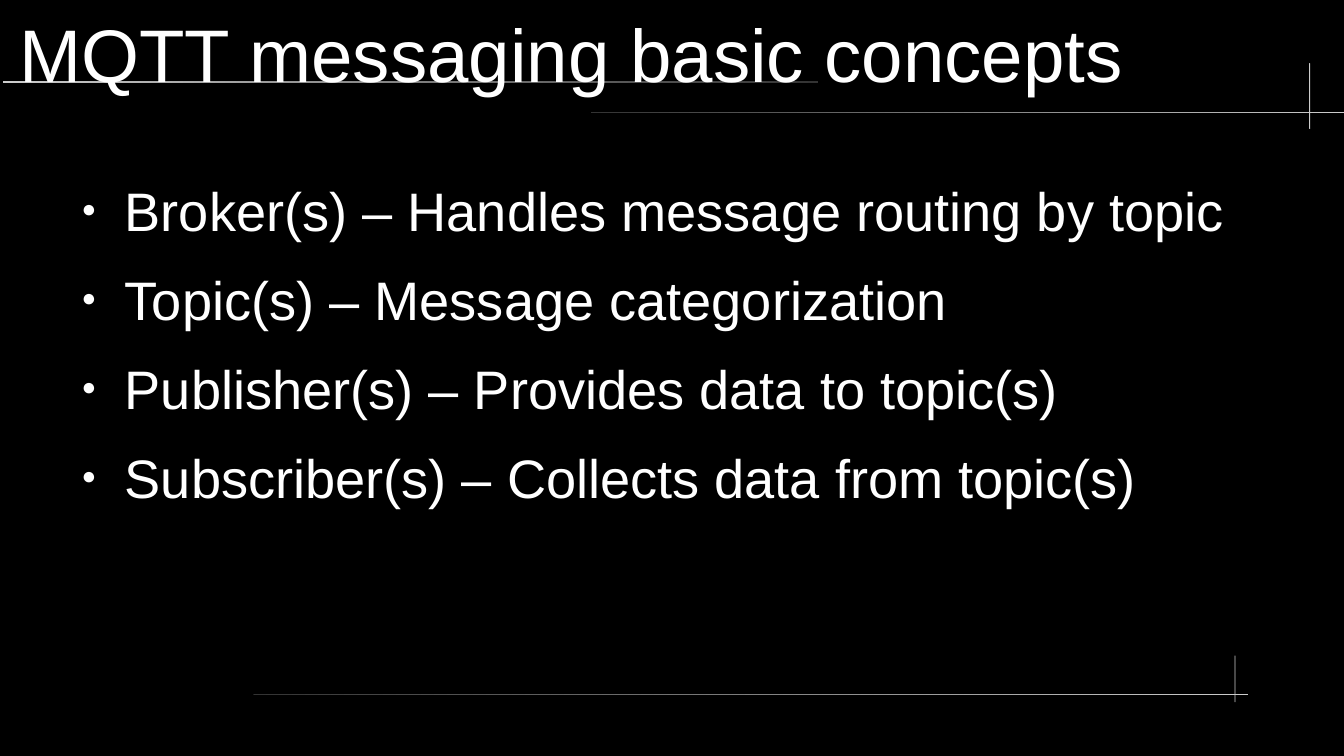
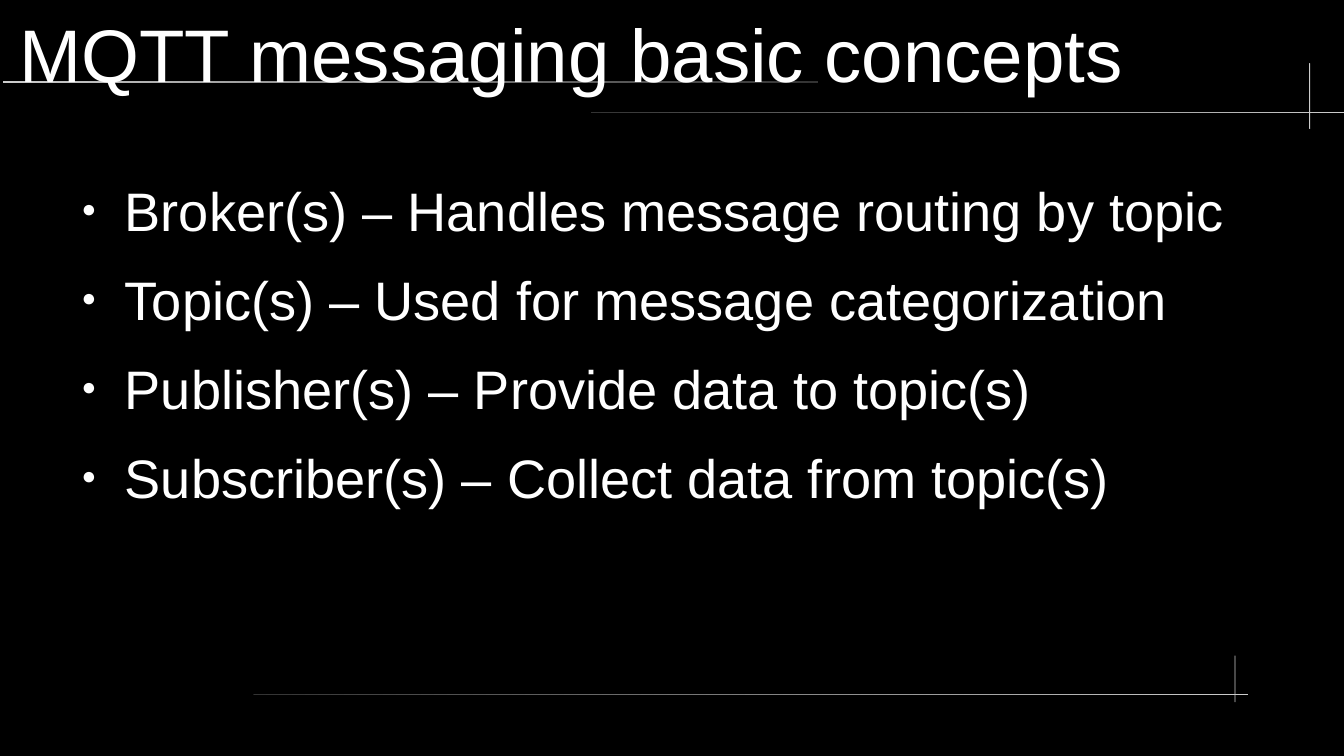
Before and after one commit to kz5ee/mqtt-host-client, a slide deck: slide 2 of ogc-network-mqtt.odp. Drawn at 1344x756 pixels with LibreOffice and Linux fonts; fonts in the diff are those of the drawing. Boxes give left, top, right and bottom in pixels: in the first picture for what was removed or moved away, otherwise in the second. Text is boxed around its words. In the diff, an @@ line names an element or a change of style, - is before the commit and + after.

```diff
--- a/ogc-network-mqtt.odp
+++ b/ogc-network-mqtt.odp
@@ text at (125, 280, 1166, 507): text changed @@
-● Topic(s) – Message categorization
-● Publisher(s) – Provides data to topic(s)
-● Subscriber(s) – Collects data from topic(s)
+● Topic(s) – Used for message categorization
+● Publisher(s) – Provide data to topic(s)
+● Subscriber(s) – Collect data from topic(s)
```
Also in this commit, not shown: 6 other slides changed, 3 slides added, 1 slide removed.
